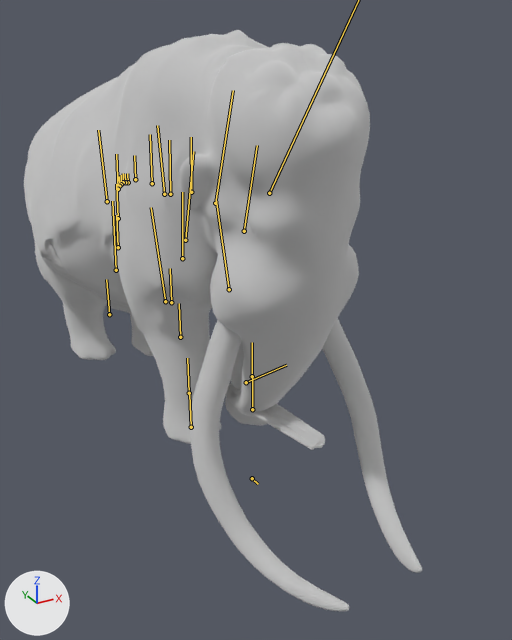
An edit to the glTF model bichos/modelos/mamute.glb, drawn before and after from the same camera.
Camera for both pictures: a 50 mm lens placed at (-2.9, -6.01, 4.24), pointed at (0.33, -0.13, 1.3). Arrows for +X, +Y and +Z are at lower left; the lights stay in place. The older version comes first. Both versions are drawn at frame 50 of the action 'comer'; the numbers are the values there. The bones that change, and the others that lie on the model, are drawn over the model as lines.

In view in the first picture: 'mamute_malha_0'.
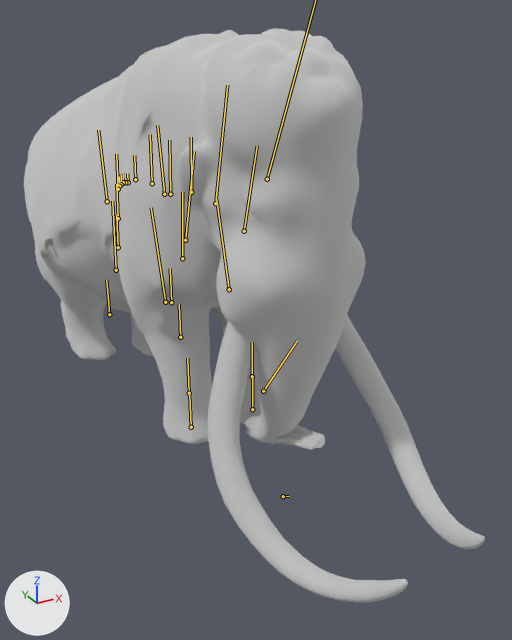
Location of each change, (x1, y1, x2, y2) in pixels of the pictures (512 x 640 px):
'mamute_malha_0', posed (16% wider)
    before: (24, 30, 422, 611)
    after: (24, 28, 485, 602)
bone 'pescoco_1', root to tip
    before: (215, 203) to (233, 90)
    after: (215, 203) to (227, 85)
bone 'pescoco_3', root to tip
    before: (246, 382) to (286, 365)
    after: (263, 391) to (297, 341)
bone 'cabeca', root to tip
    before: (252, 478) to (258, 484)
    after: (283, 496) to (289, 496)

What the commit changed:
Bone 'pescoco_1' (bone_pescoco_1) turns from (17, -2, -1) to (11, -2, 0) degrees about its own x, y and z.
Bone 'pescoco_2' (bone_pescoco_2) turns from (17, -2, -1) to (11, -2, 0) degrees about its own x, y and z.
Bone 'pescoco_3' (bone_pescoco_3) turns from (17, -2, -1) to (11, -2, 0) degrees about its own x, y and z.
Bone 'cabeca' (bone_cabeca) turns from (23, 0, 0) to (16, 0, 0) degrees about its own x, y and z.
